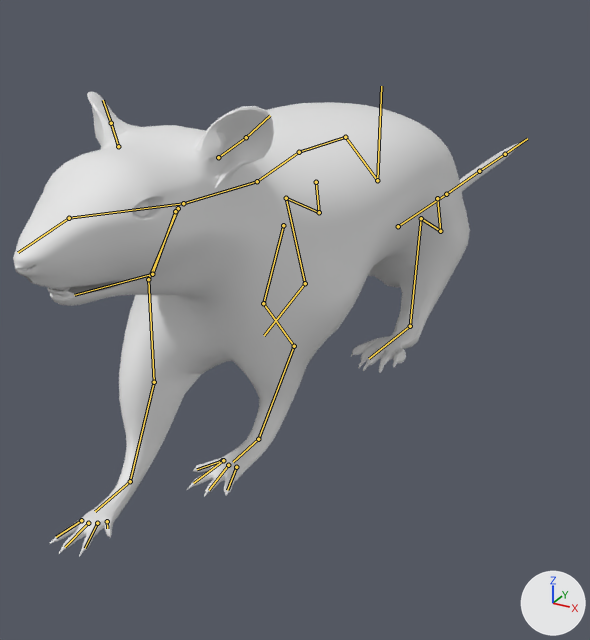
One commit to the Blender file rat/rat 2.0 (2).blend: the scene before it, then after it.
The view is the same before and after, from a 50 mm camera at (25.0, -46.7, 26.6) aimed at (-5.0, 7.7, -0.6). Arrows for +X, +Y and +Z are at lower right; the lights stay in place. Both versions are drawn at frame 25 of the action 'Walk2'; the numbers are the values there. The bones that bend it are drawn over the model as lines.

In view in the first picture: 'RAT'.
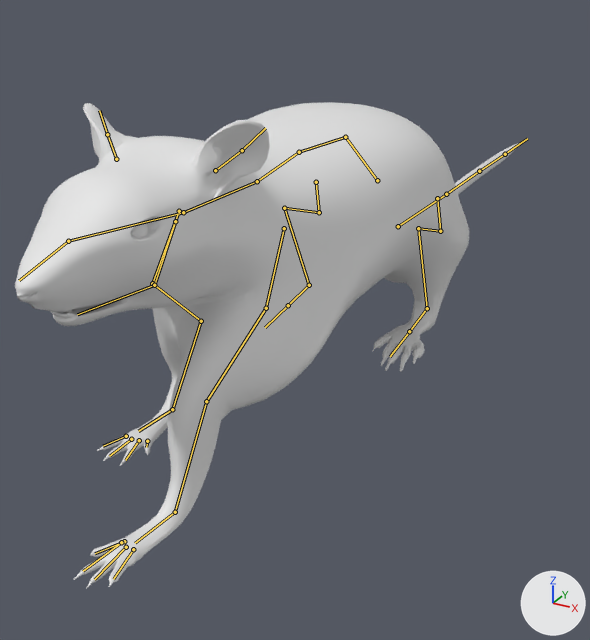
Commit message: completed second try walk needs little tweaks

The edits, one by one:
Bone 'Spine.FK' (bone_spine_fk) turns from (0, 0, 4) to (0, 0, 0) degrees about its own x, y and z.
Bone 'Leg.L.Fr.FK.001' (bone_leg_l_fr_fk_001) turns from (0, 0, 0) to (-13, 4, -91) degrees about its own x, y and z.
Bone 'Leg.L.Fr.FK.002' (bone_leg_l_fr_fk_002) turns from (0, 0, 0) to (-13, 2, -99) degrees about its own x, y and z.
Bone 'Leg.L.Fr.FK.003' (bone_leg_l_fr_fk_003) turns from (0, 0, 0) to (2, 3, 6) degrees about its own x, y and z.
Bone 'Leg.R.Fr.FK.001' (bone_leg_r_fr_fk_001) turns from (12, -12, -65) to (0, 0, 0) degrees about its own x, y and z.
Bone 'Leg.R.Fr.FK.002' (bone_leg_r_fr_fk_002) turns from (3, 7, -56) to (0, 0, 0) degrees about its own x, y and z.
Bone 'Leg.R.Fr.FK.003' (bone_leg_r_fr_fk_003) turns from (1, 0, -9) to (0, 0, 0) degrees about its own x, y and z.
Bone 'Leg.L.Bk.FK.001' (bone_leg_l_bk_fk_001) turns from (-1, 1, 7) to (0, 0, 0) degrees about its own x, y and z.
Bone 'Leg.L.Bk.FK.002' (bone_leg_l_bk_fk_002) turns from (-1, -3, -25) to (0, 0, 0) degrees about its own x, y and z.
Bone 'Leg.L.Bk.FK.003' (bone_leg_l_bk_fk_003) turns from (4, 2, -20) to (0, 0, 0) degrees about its own x, y and z.
Bone 'Leg.R.Bk.FK.001' (bone_leg_r_bk_fk_001) turns from (1, 0, 7) to (0, 0, 0) degrees about its own x, y and z.
Bone 'Leg.R.Bk.FK.003' (bone_leg_r_bk_fk_003) turns from (-1, -1, -14) to (0, 0, 0) degrees about its own x, y and z.

Pixel boxes [x1, y1, x2, y2] of what changed, in the pictures (590 x 640 px):
'RAT', posed
    before: [13, 91, 520, 556]
    after: [15, 102, 520, 588]
